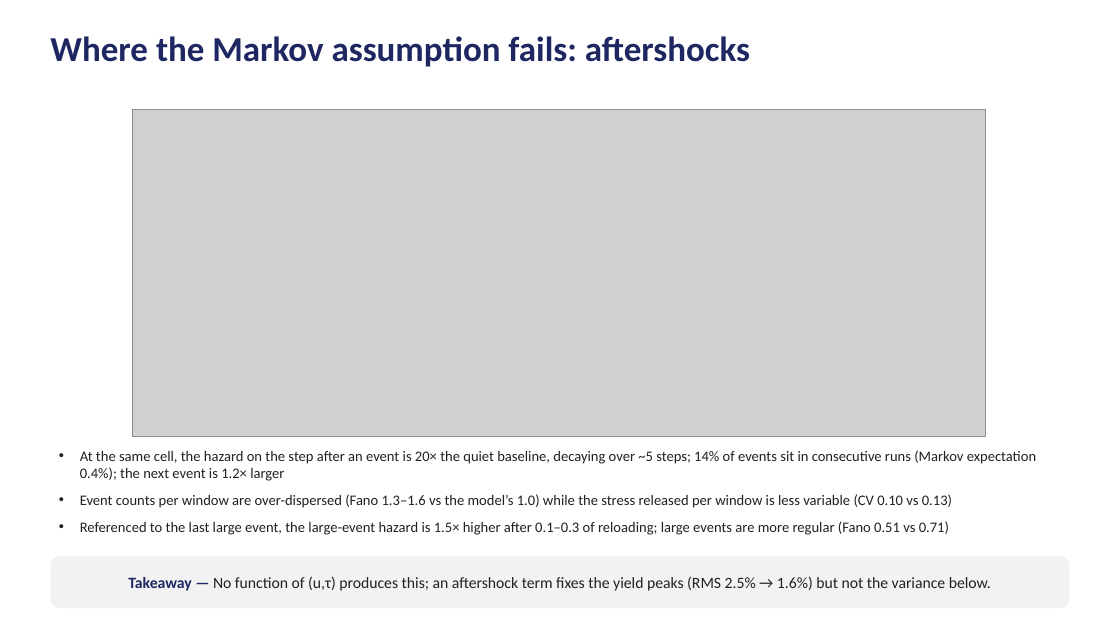
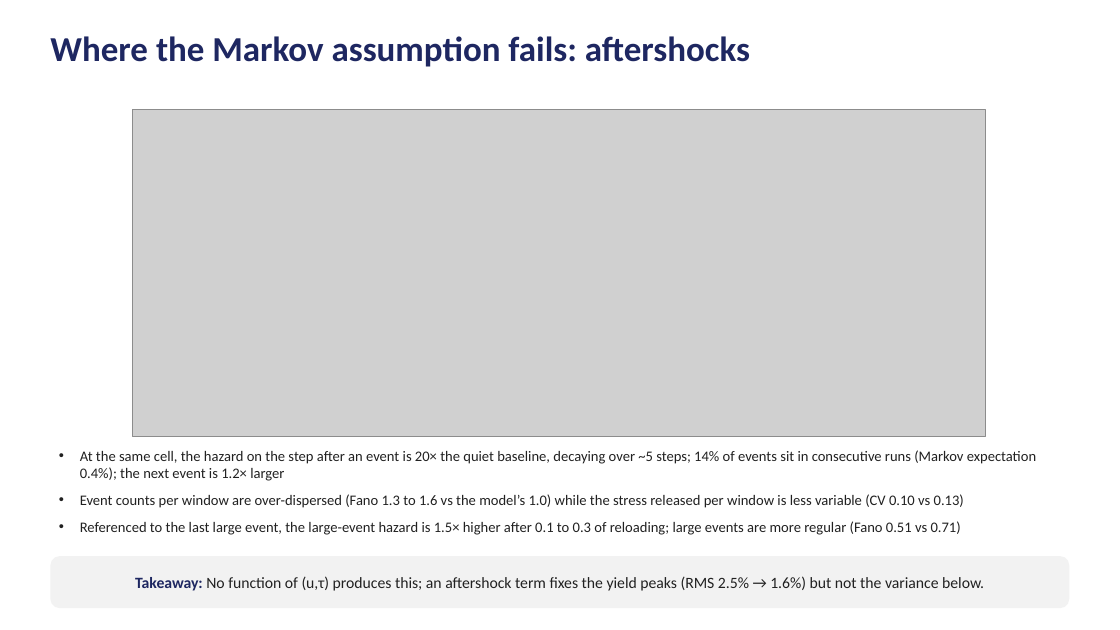
Before and after one commit to Samc73/SEEM, a slide deck: slide 17 of SEEM_project_deck.pptx. Drawn at 1120x630 pixels with LibreOffice and Linux fonts; fonts in the diff are those of the drawing; grey boxes stand for pictures. Boxes give left, top, right and bottom in pixels: in the first picture for what was removed or moved away, otherwise in the second. Text is boxed around its words. In the diff, an @@ line names an element or a change of style, - is before the commit and + after.

```diff
--- a/SEEM_project_deck.pptx
+++ b/SEEM_project_deck.pptx
@@ text at (80, 494, 964, 535): text changed @@
-• Event counts per window are over-dispersed (Fano 1.3–1.6 vs the model’s 1.0) while the stress released per window is less variable (CV 0.10 vs 0.13)
-• Referenced to the last large event, the large-event hazard is 1.5× higher after 0.1–0.3 of reloading; large events are more regular (Fano 0.51 vs 0.71)
+• Event counts per window are over-dispersed (Fano 1.3 to 1.6 vs the model’s 1.0) while the stress released per window is less variable (CV 0.10 vs 0.13)
+• Referenced to the last large event, the large-event hazard is 1.5× higher after 0.1 to 0.3 of reloading; large events are more regular (Fano 0.51 vs 0.71)
@@ text in rounded rectangle at (135, 576, 984, 591): text changed @@
-Takeaway — No function of (u,τ) produces this; an aftershock term fixes the yield peaks (RMS 2.5% → 1.6%) but not the variance below.
+Takeaway: No function of (u,τ) produces this; an aftershock term fixes the yield peaks (RMS 2.5% → 1.6%) but not the variance below.
```
Also in this commit, not shown: 19 other slides changed, 1 other file.
